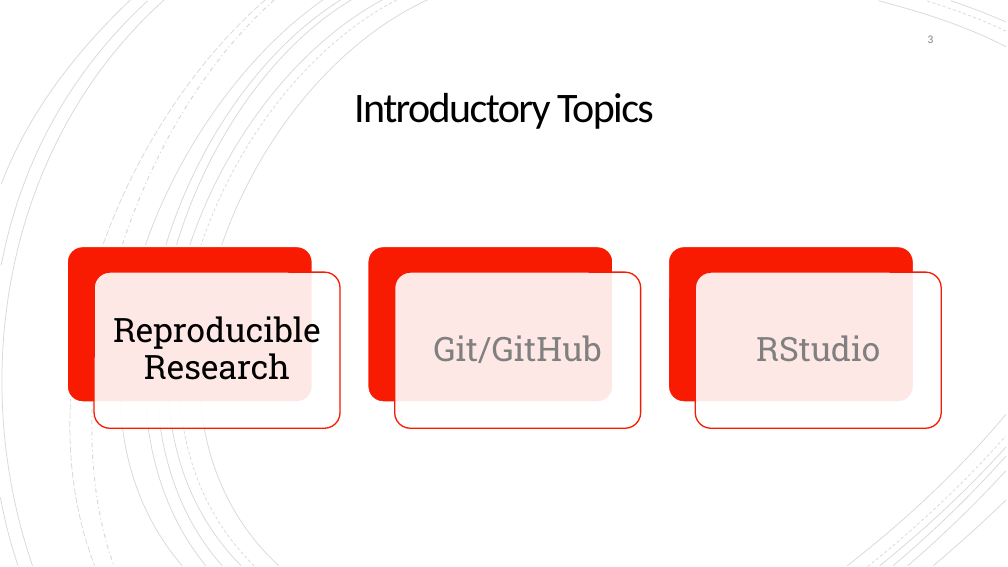
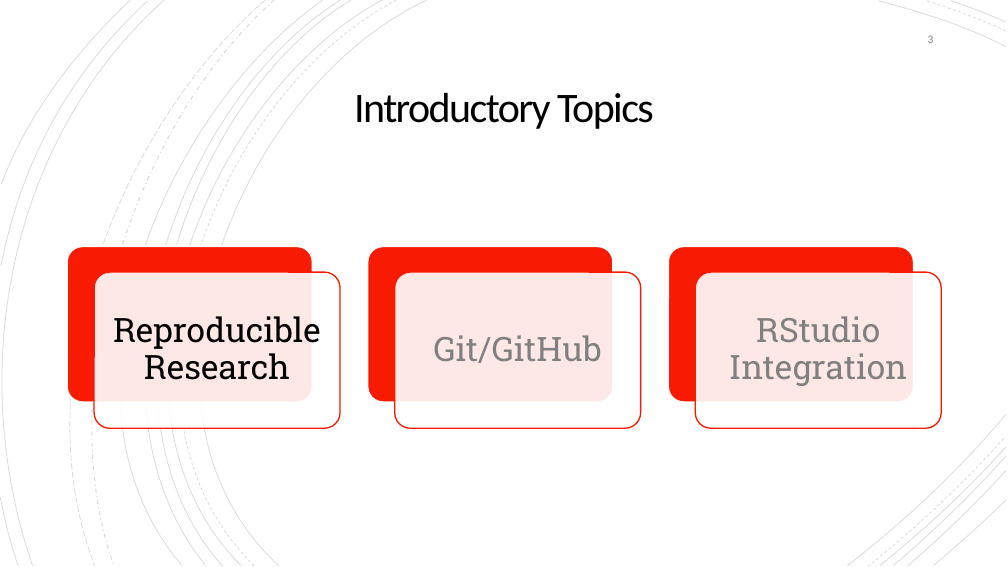
Before and after one commit to NeuroShepherd/R_Coding_Presentations, a slide deck: slide 3 of RStudio, Git, and Github/RStudio_Git_Github.pptx. Drawn at 1008x567 pixels with LibreOffice and Linux fonts; fonts in the diff are those of the drawing. Boxes give left, top, right and bottom in pixels: in the first picture for what was removed or moved away, otherwise in the second. Text is boxed around its words. In the diff, an @@ line names an element or a change of style, - is before the commit and + after.

```diff
--- a/RStudio, Git, and Github/RStudio_Git_Github.pptx
+++ b/RStudio, Git, and Github/RStudio_Git_Github.pptx
@@ text at bbox=[729, 316, 908, 386]: text changed @@
-RStudio
+RStudio Integration
```
Also in this commit, not shown: 9 other slides changed, 1 other file.
